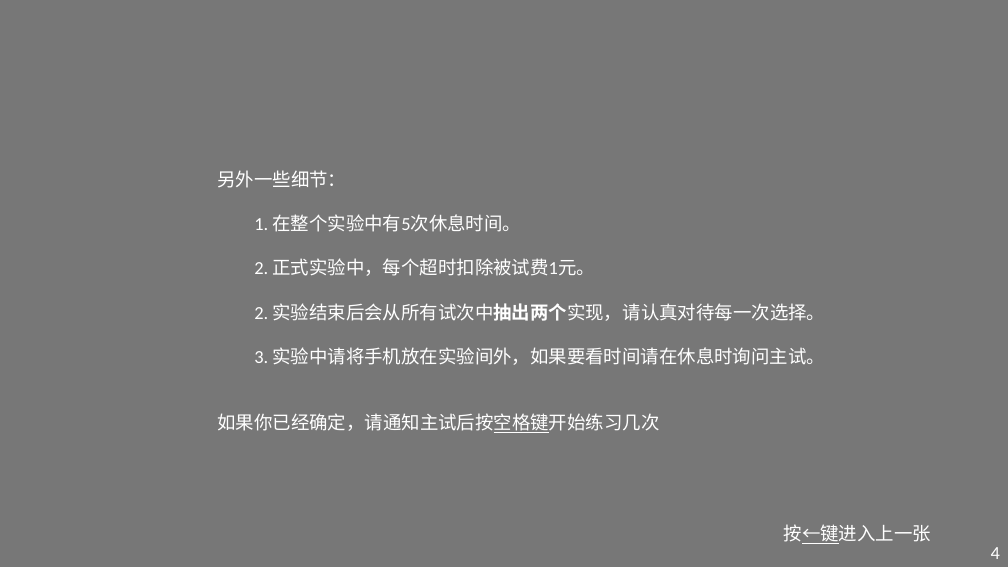
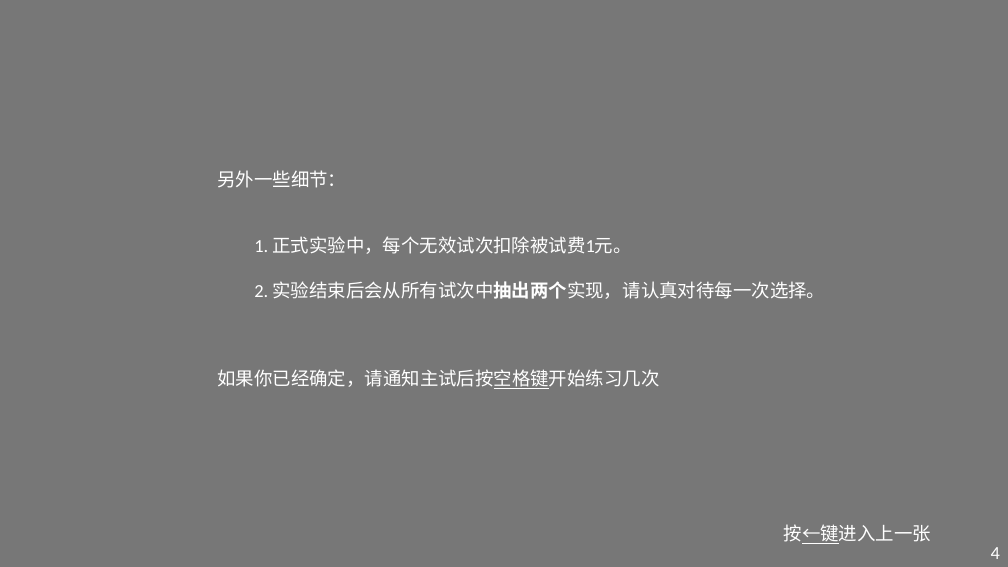
Before and after one commit to NieSz/poor-neuroeco-exp, a slide deck: slide 5 of exp/instruction/instruction_gr.pptx. Drawn at 1008x567 pixels with LibreOffice and Linux fonts; fonts in the diff are those of the drawing. Boxes give left, top, right and bottom in pixels: in the first picture for what was removed or moved away, otherwise in the second. Text is boxed around its words. In the diff, an @@ line names an element or a change of style, - is before the commit and + after.

```diff
--- a/exp/instruction/instruction_gr.pptx
+++ b/exp/instruction/instruction_gr.pptx
@@ text at <box>254,236,631,254</box>: text changed @@
-1. 在整个实验中有5次休息时间。
-2. 正式实验中，每个超时扣除被试费1元。
+1. 正式实验中，每个无效试次扣除被试费1元。
@@ text at <box>254,347,825,365</box>: paragraph removed @@
-3. 实验中请将手机放在实验间外，如果要看时间请在休息时询问主试。
```
Also in this commit, not shown: 2 other slides changed, 1 slide added, 1 slide removed, 9 other files.
